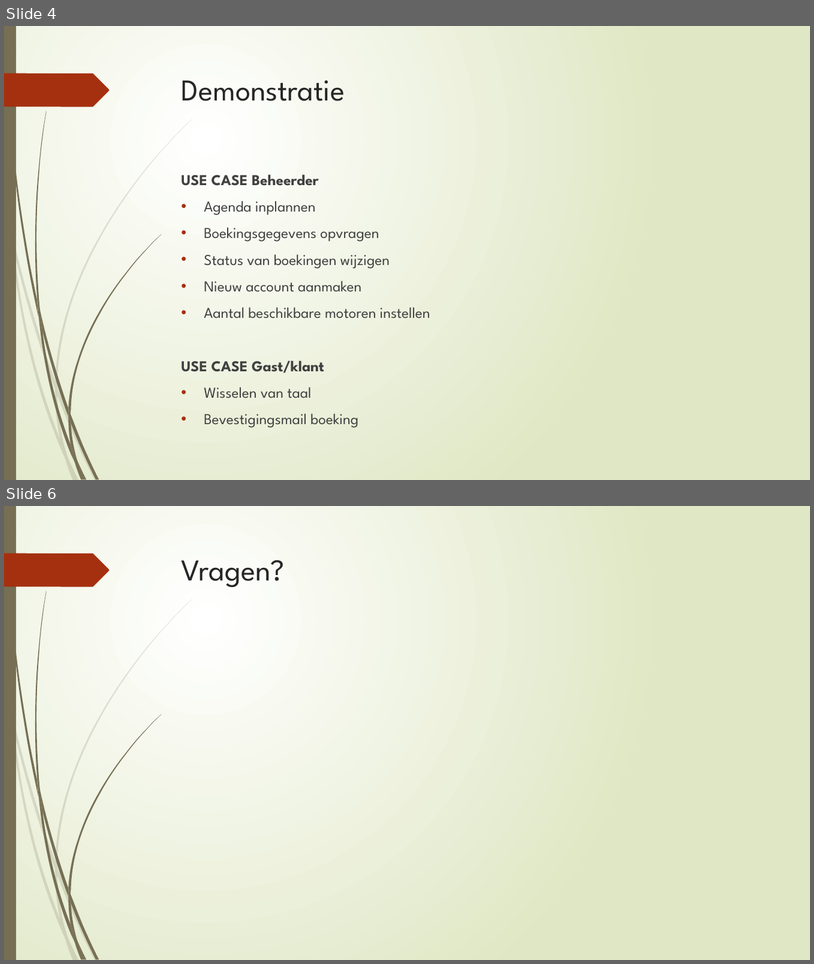
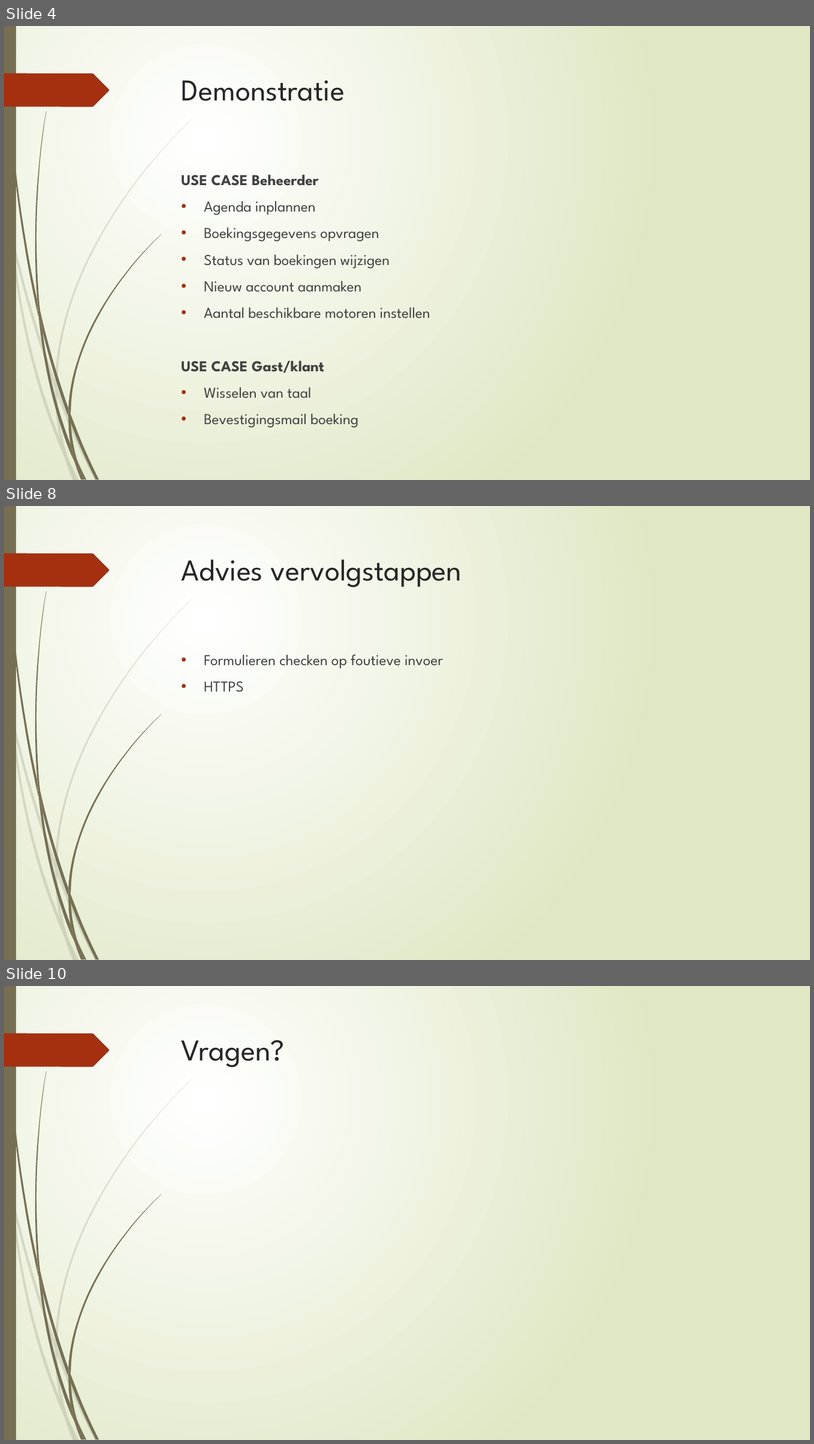
Before and after one commit to Carlodeboer/GFY1-03, a slide deck: Opleveren/Sprint 3 presentatie.pptx. Shown one above the other, each under a label of ours: slides 4 and 6 before the commit, slides 4, 8 and 10 after it; the slides between them are not shown. The pictures are 814x964 and 814x1444 pixels, drawn with LibreOffice and Linux fonts; fonts in the diff are those of the drawing. Boxes give left, top, right and bottom in pixels: in the first picture for what was removed or moved away, otherwise in the second. Text is boxed around its words. In the diff, an @@ line names an element or a change of style, - is before the commit and + after.

```diff
--- a/Opleveren/Sprint 3 presentatie.pptx
+++ b/Opleveren/Sprint 3 presentatie.pptx
@@ slide 8 added at (4,506,810,960), background gradient #FFFFFF to #DFE8C4; not listed: 24 template elements that a slide beside it also shows @@
@@ title added at (182,559,462,587), 36 pt, text #262626 @@
+Advies vervolgstappen
@@ text added at (204,654,443,692), 18 pt, text #404040 @@
+• Formulieren checken op foutieve invoer
+• HTTPS
@@ what was slide 6 is now slide 10 @@
```
Also in this commit, not shown: 1 slide changed, 3 other slides added, 3 other files.
